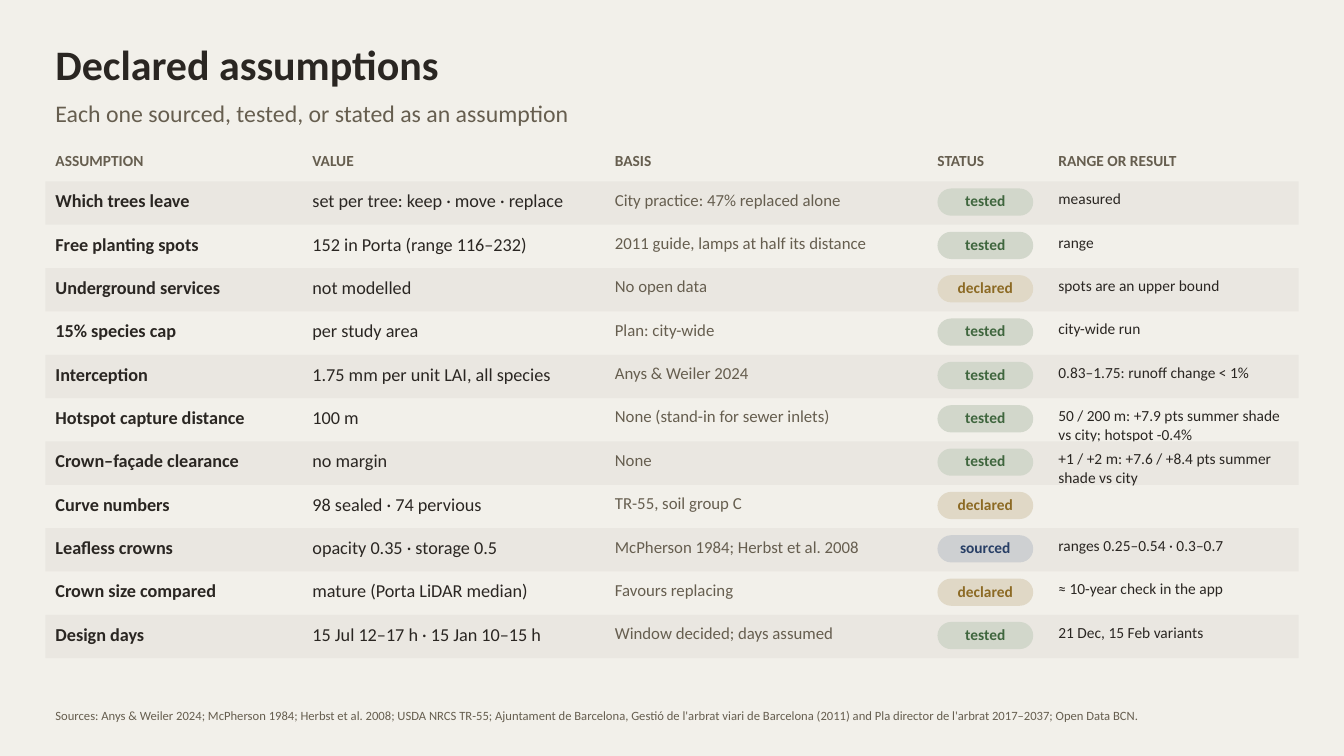
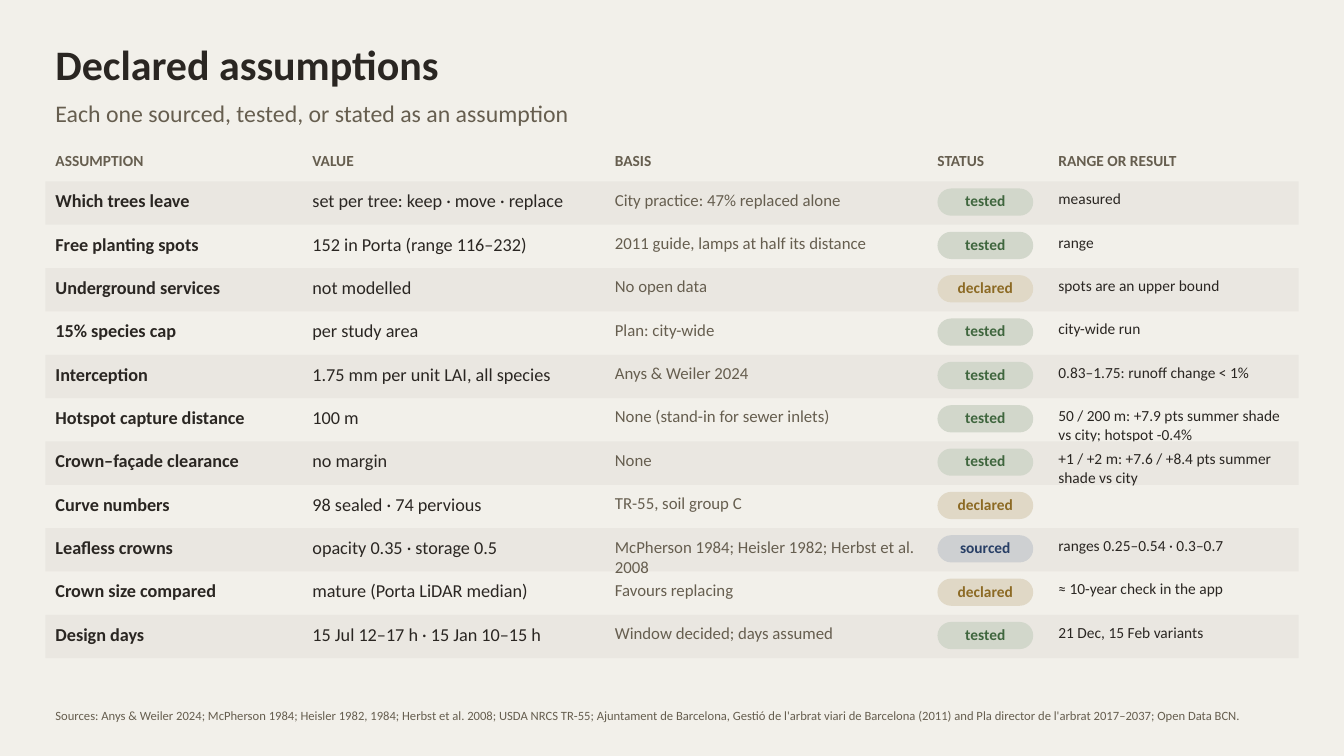
Before and after one commit to giofox96/shade-and-sponge, a slide deck: slide 4 of slides/methodology_17nov.pptx. Drawn at 1344x756 pixels with LibreOffice and Linux fonts; fonts in the diff are those of the drawing. Boxes give left, top, right and bottom in pixels: in the first picture for what was removed or moved away, otherwise in the second. Text is boxed around its words. In the diff, an @@ line names an element or a change of style, - is before the commit and + after.

```diff
--- a/slides/methodology_17nov.pptx
+++ b/slides/methodology_17nov.pptx
@@ text at (615, 541, 914, 573): text changed @@
-McPherson 1984; Herbst et al. 2008
+McPherson 1984; Heisler 1982; Herbst et al. 2008
@@ text at (55, 711, 1240, 722): text changed @@
-Sources: Anys & Weiler 2024; McPherson 1984; Herbst et al. 2008; USDA NRCS TR-55; Ajuntament de Barcelona, Gestió de l'arbrat viari de Barcelona (2011) and Pla director de l'arbrat 2017–2037; Open Data BCN.
+Sources: Anys & Weiler 2024; McPherson 1984; Heisler 1982, 1984; Herbst et al. 2008; USDA NRCS TR-55; Ajuntament de Barcelona, Gestió de l'arbrat viari de Barcelona (2011) and Pla director de l'arbrat 2017–2037; Open Data BCN.
```
Also in this commit, not shown: 1 other slide changed, 4 other files.
